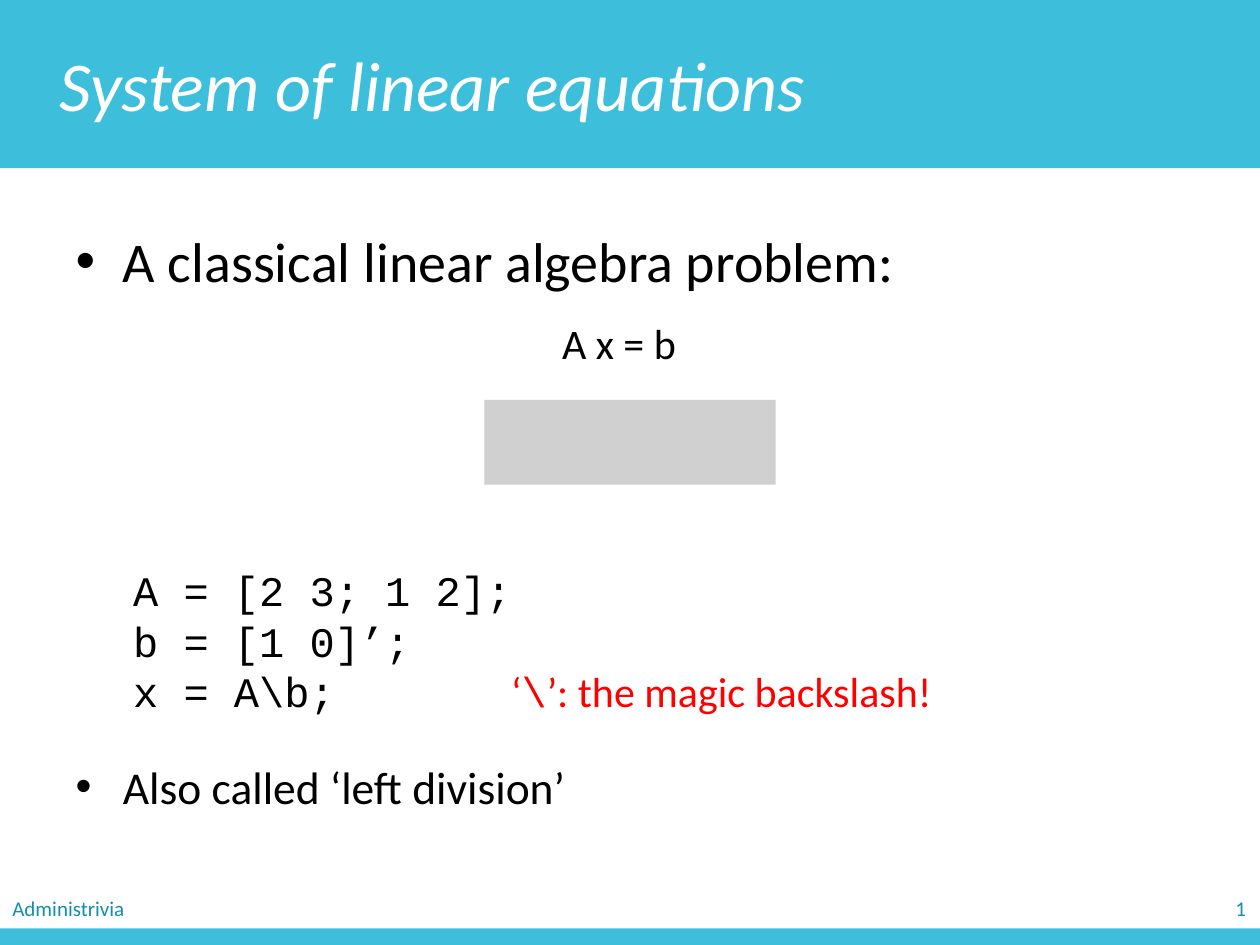
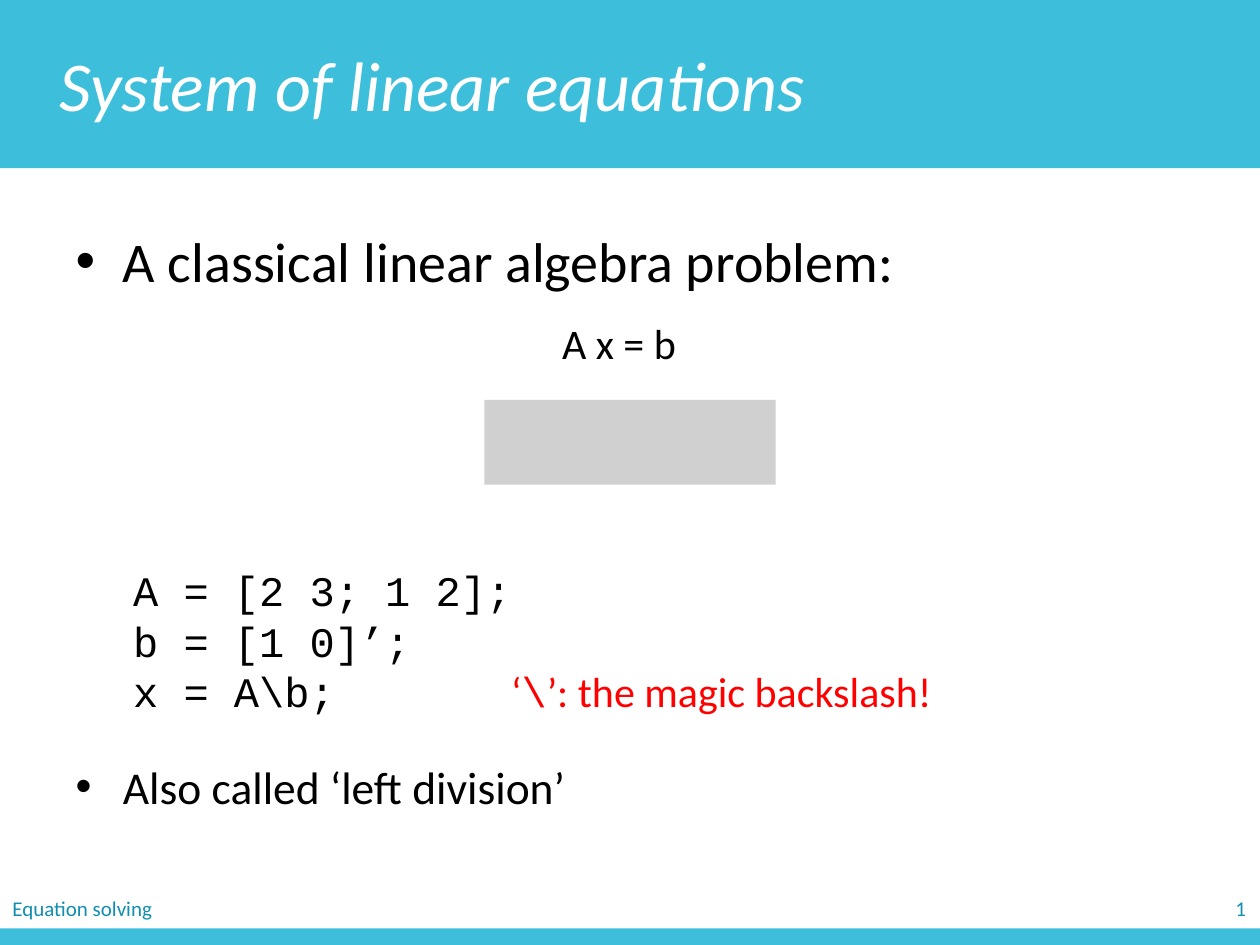
Before and after one commit to zichengliao/zuics101-fa17, a slide deck: slide 10 of lectures/lec24_matlab4/lec24.pptx (slide 9 before the commit). Drawn at 1260x945 pixels with LibreOffice and Linux fonts; fonts in the diff are those of the drawing; grey boxes stand for pictures. Boxes give left, top, right and bottom in pixels: in the first picture for what was removed or moved away, otherwise in the second. Text is boxed around its words. In the diff, an @@ line names an element or a change of style, - is before the commit and + after.

```diff
--- a/lectures/lec24_matlab4/lec24.pptx
+++ b/lectures/lec24_matlab4/lec24.pptx
@@ text at [12,901,152,920]: text changed @@
-Administrivia
+Equation solving
```
Also in this commit, not shown: 23 other slides changed, 1 slide added, 10 other files.
